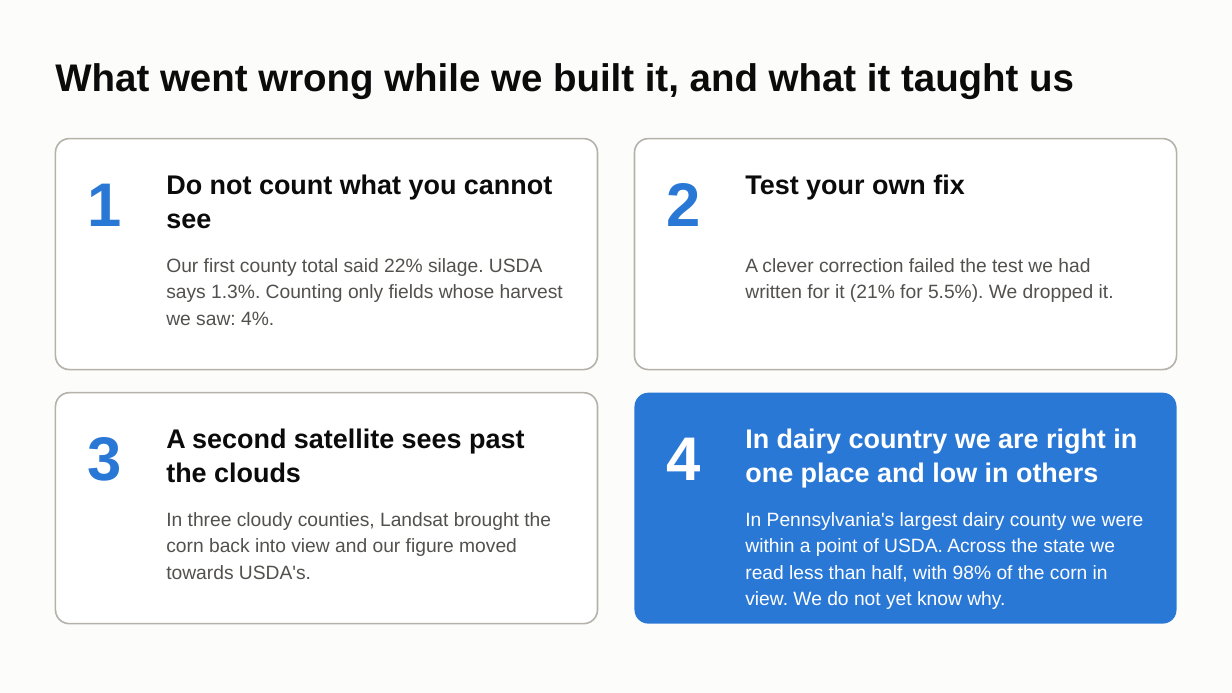
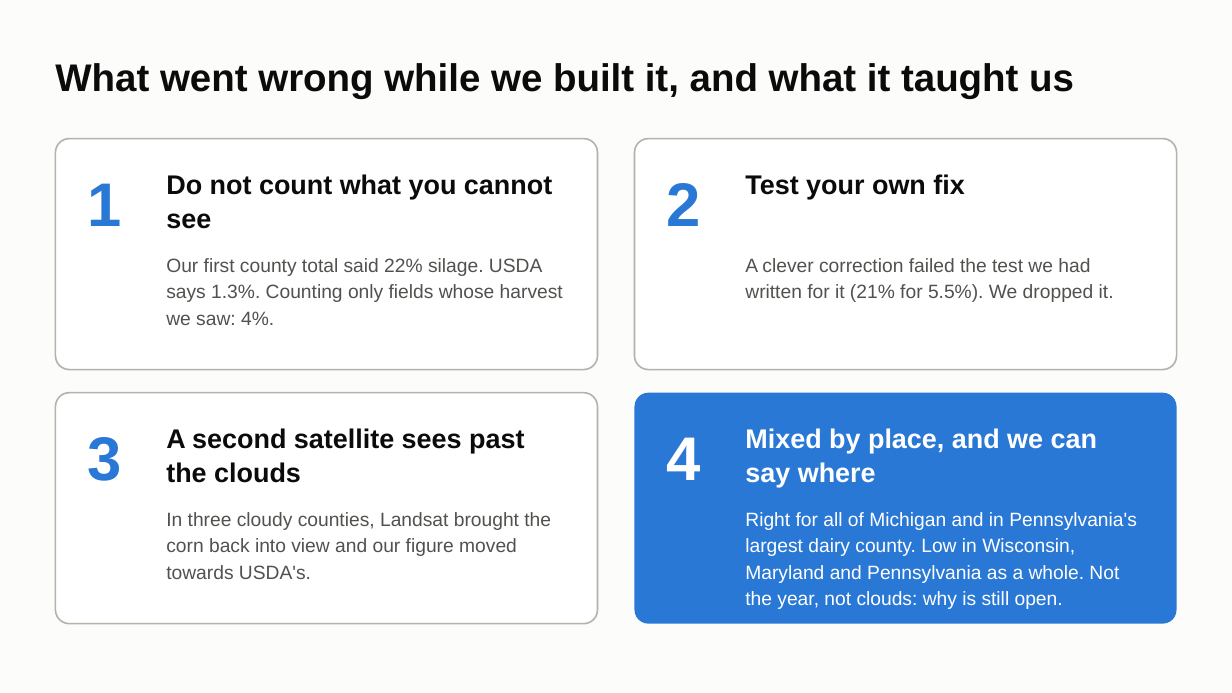
Before and after one commit to ChenSiyun1234/FieldVision, a slide deck: slide 8 of handoff/presentation/FieldVision_model_story.pptx. Drawn at 1232x693 pixels with LibreOffice and Linux fonts; fonts in the diff are those of the drawing. Boxes give left, top, right and bottom in pixels: in the first picture for what was removed or moved away, otherwise in the second. Text is boxed around its words. In the diff, an @@ line names an element or a change of style, - is before the commit and + after.

Commit message:
Deck: Michigan 2025 on the scoreboard, grouped by state; final deck of the night

```diff
--- a/handoff/presentation/FieldVision_model_story.pptx
+++ b/handoff/presentation/FieldVision_model_story.pptx
@@ text at <box>745,428,1097,487</box>: text changed @@
-In dairy country we are right in one place and low in others
+Mixed by place, and we can say where
@@ text at <box>745,512,1137,609</box>: text changed @@
-In Pennsylvania's largest dairy county we were within a point of USDA. Across the state we read less than half, with 98% of the corn in view. We do not yet know why.
+Right for all of Michigan and in Pennsylvania's largest dairy county. Low in Wisconsin, Maryland and Pennsylvania as a whole. Not the year, not clouds: why is still open.
```
Also in this commit, not shown: 5 other slides changed, 2 other files.
